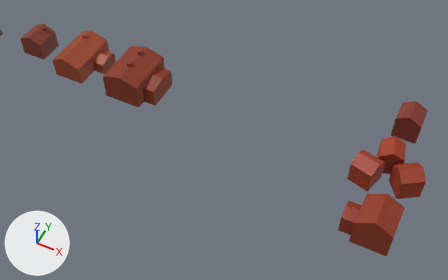
The Blender file assets/models.blend: old version first, new version second.
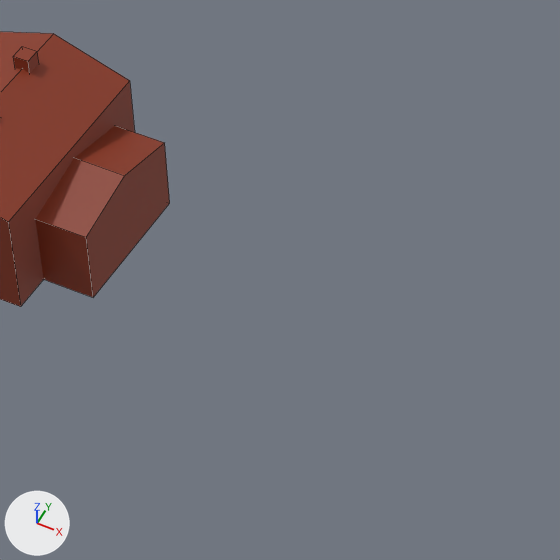
There are two pictures of each version: one from a camera (50 mm lens) standing at (8.88, -5.4, 6.8) and looking at (6.03, 0.3, -0.32), one close up on the part from 30% to 58% of the width and 14% to 59% of the height. Lighting does not change. The marker at lower left points along +X, +Y and +Z. The first two pictures are the older version. The close-ups show mesh edges as thin lines.

In view in the first close-up: 'house.006'.
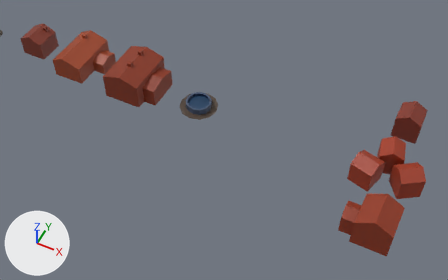
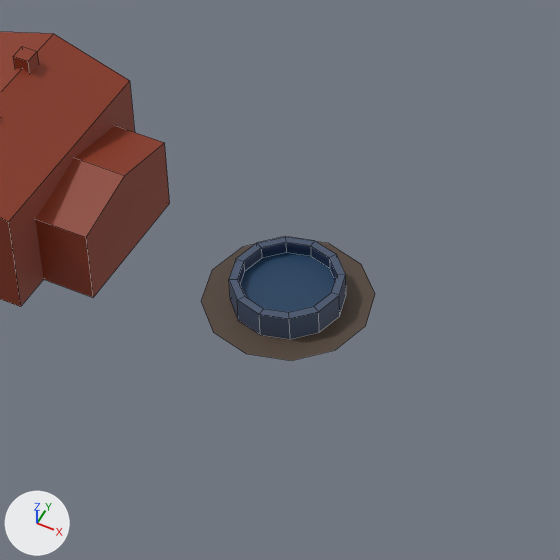
The change, as a diff of the scene's bpy script:
```diff
--- a/assets/models.blend.py
+++ b/assets/models.blend.py
@@ me_fountain @@
+me_fountain.from_pydata(...)  # 60 vertices, 38 faces; spans x -0.3..0.3, y -0.1..0.0, z -0.3..0.3
+me_fountain.materials.append(mat_material)  # picture img_palette_png
@@ ob_fountain @@
+ob_fountain = bpy.data.objects.new('fountain', me_fountain)
+ob_fountain.location = (5.5, 0.5, 0.0)
+ob_fountain.rotation_euler = (-1.571, 0.0, 0.0)  # degrees (-90, 0, 0)
```

Where the change shows, as pixel boxes (x1, y1, x2, y2) in the close-ups (560 x 560 px):
'fountain', added: after (201, 236, 375, 361)
